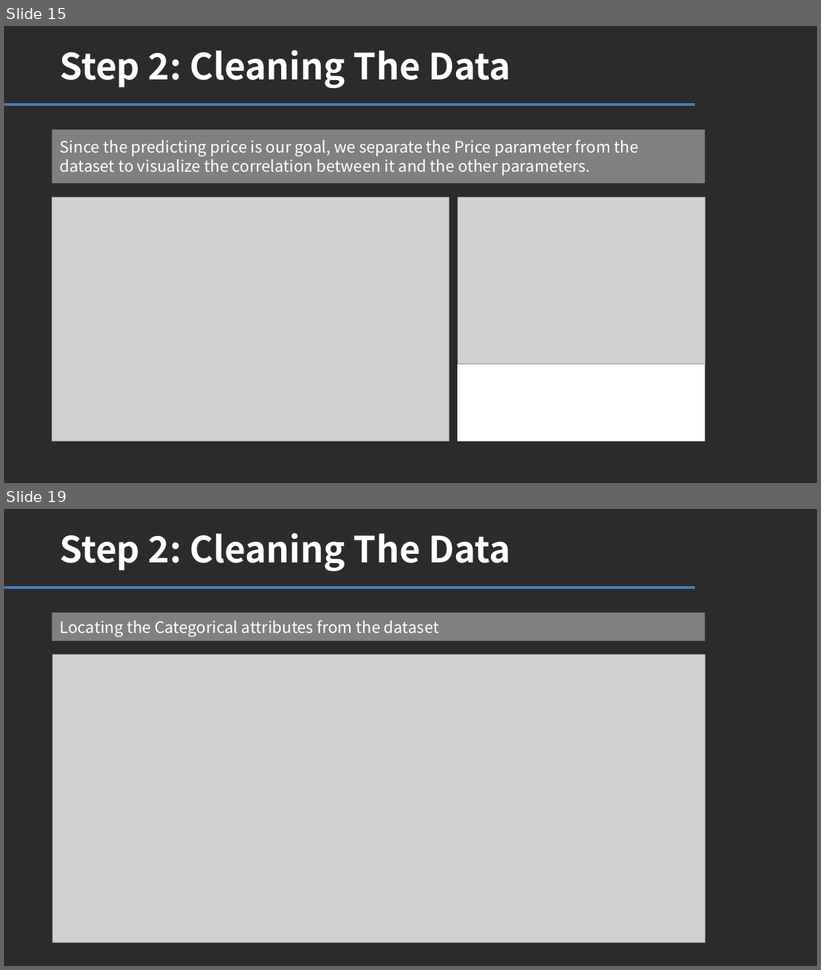
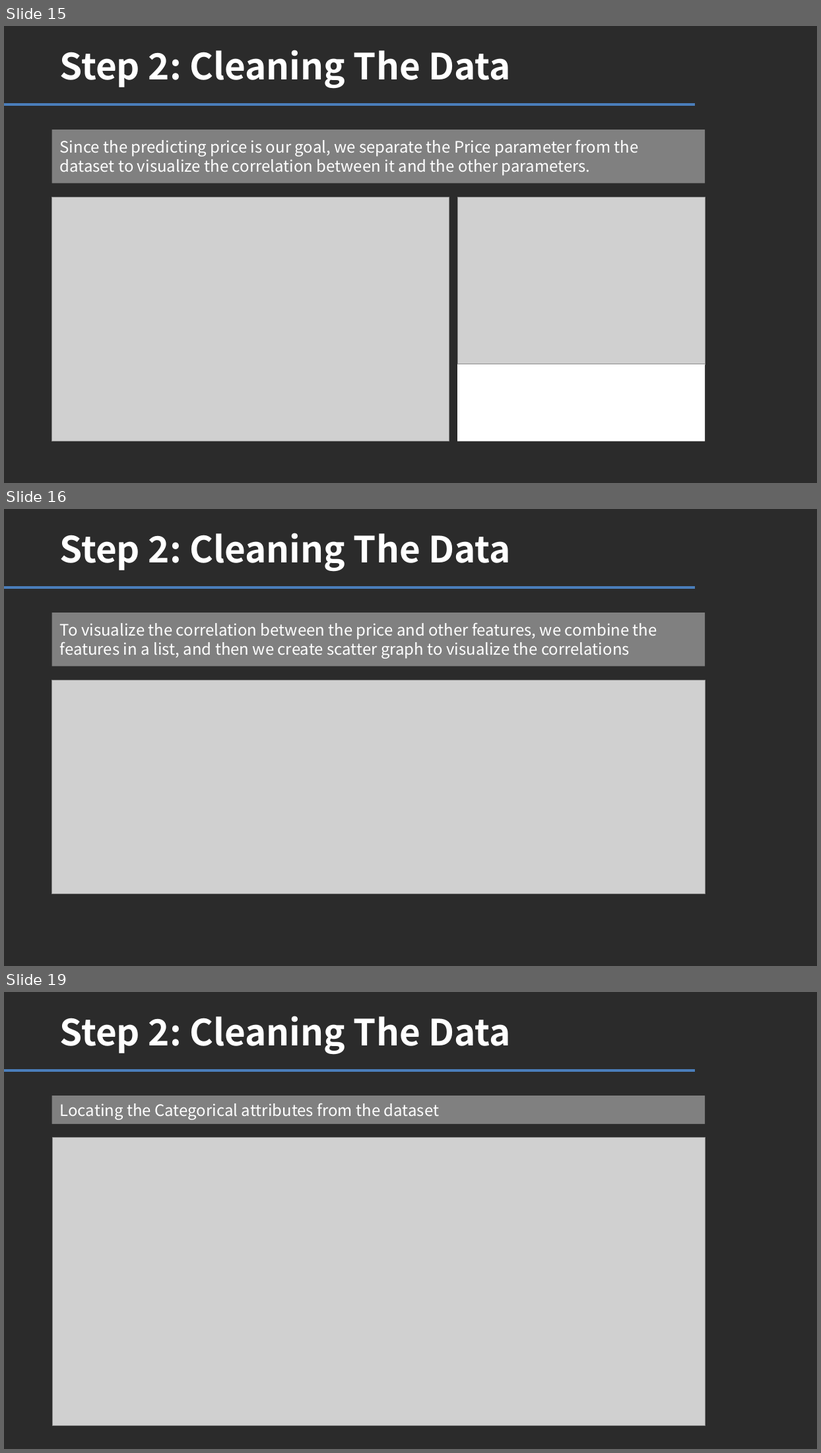
Before and after one commit to mhaouili2020/Diamonds, a slide deck: DiamondMLProject.pptx. Shown one above the other, each under a label of ours: slides 15 and 19 before the commit, slides 15, 16 and 19 after it; the slides between them are not shown. The pictures are 821x970 and 821x1453 pixels, drawn with LibreOffice and Linux fonts; fonts in the diff are those of the drawing; grey boxes stand for pictures; background and template pictures are left out; a plain dark background stands for a picture behind light text. Boxes give left, top, right and bottom in pixels: in the first picture for what was removed or moved away, otherwise in the second. Text is boxed around its words. In the diff, an @@ line names an element or a change of style, - is before the commit and + after.

```diff
--- a/DiamondMLProject.pptx
+++ b/DiamondMLProject.pptx
@@ slide 16 added at (4, 509, 817, 966), background picture (left out) @@
@@ title added at (60, 533, 511, 572), 32 pt, text #FFFFFF, bold @@
+Step 2: Cleaning The Data
@@ line added from (4, 588) to (695, 588), #4B7EBC 2.25 pt @@
@@ text added at (52, 613, 705, 667), fill #808080, 14 pt, text #FFFFFF @@
+To visualize the correlation between the price and other features, we combine the features in a list, and then we create scatter graph to visualize the correlations
@@ picture added at (52, 680, 705, 894) @@
```
Also in this commit, not shown: 3 slides changed, 1 other slide added, 4 slides removed, 1 other file.
